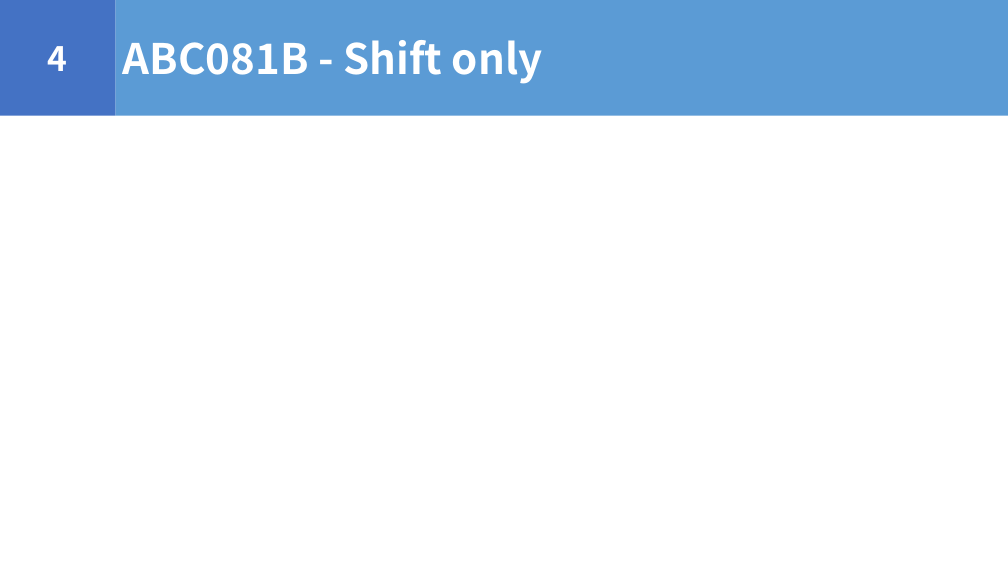
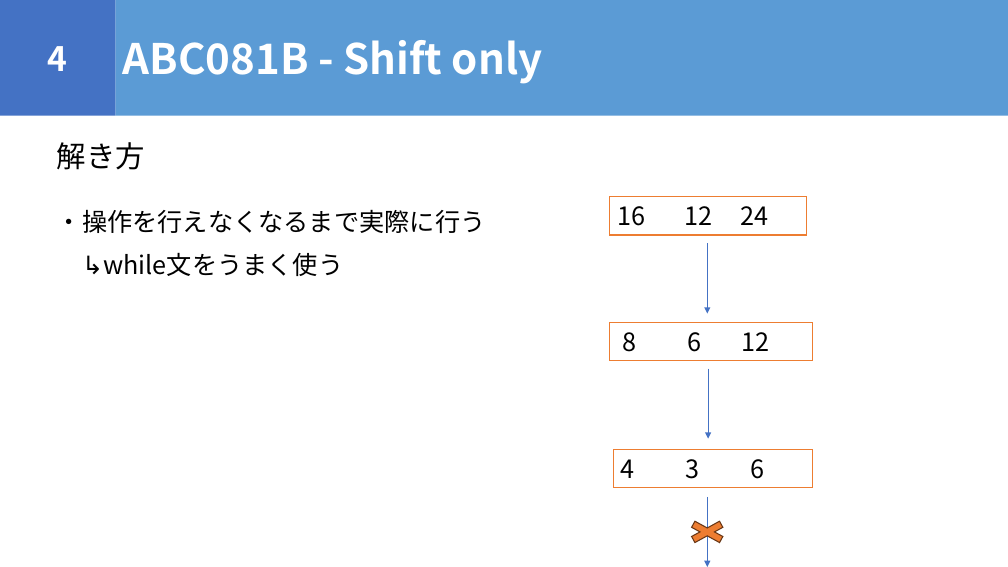
Before and after one commit to igeeeeee/triC_AtCoder_Beginners_Selection, a slide deck: slide 13 of ABS_勉強会.pptx. Drawn at 1008x567 pixels with LibreOffice and Linux fonts; fonts in the diff are those of the drawing. Boxes give left, top, right and bottom in pixels: in the first picture for what was removed or moved away, otherwise in the second. Text is boxed around its words. In the diff, an @@ line names an element or a change of style, - is before the commit and + after.

```diff
--- a/ABS_勉強会.pptx
+++ b/ABS_勉強会.pptx
@@ text added at (57,142,145,170), 28 pt, text #000000 @@
+解き方
@@ text added at (57,209,485,276), 24 pt, text #000000 @@
+・操作を行えなくなるまで実際に行う
+↳while文をうまく使う
@@ rectangle added at (610,197,807,234), fill #FFFFFF, outline #ED7D31 1 pt, 24 pt, text #000000 @@
+16 12 24
@@ arrow added from (708, 243) to (708, 314), #4472C4 0.5 pt @@
@@ rectangle added at (610,323,814,361), fill #FFFFFF, outline #ED7D31 1 pt, 24 pt, text #000000 @@
+8 6 12
@@ arrow added from (709, 369) to (709, 439), #4472C4 0.5 pt @@
@@ rectangle added at (613,450,813,488), fill #FFFFFF, outline #ED7D31 1 pt, 24 pt, text #000000 @@
+4 3 6
@@ arrow added from (708, 497) to (708, 567), #4472C4 0.5 pt @@
@@ cross added at (681,517,734,547), fill #ED7D31, outline #683715 1 pt @@
```
Also in this commit, not shown: 2 other slides changed, 5 slides added, 1 slide removed, 4 other files.
